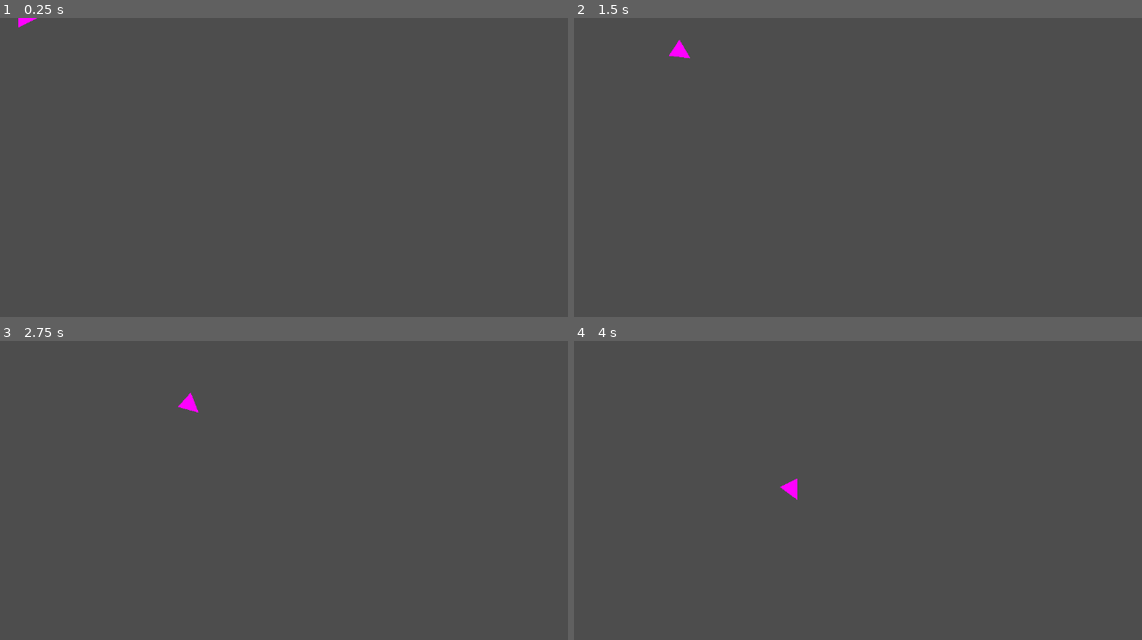
Above: before the commit, frames 1-4 (two rows, left to right).
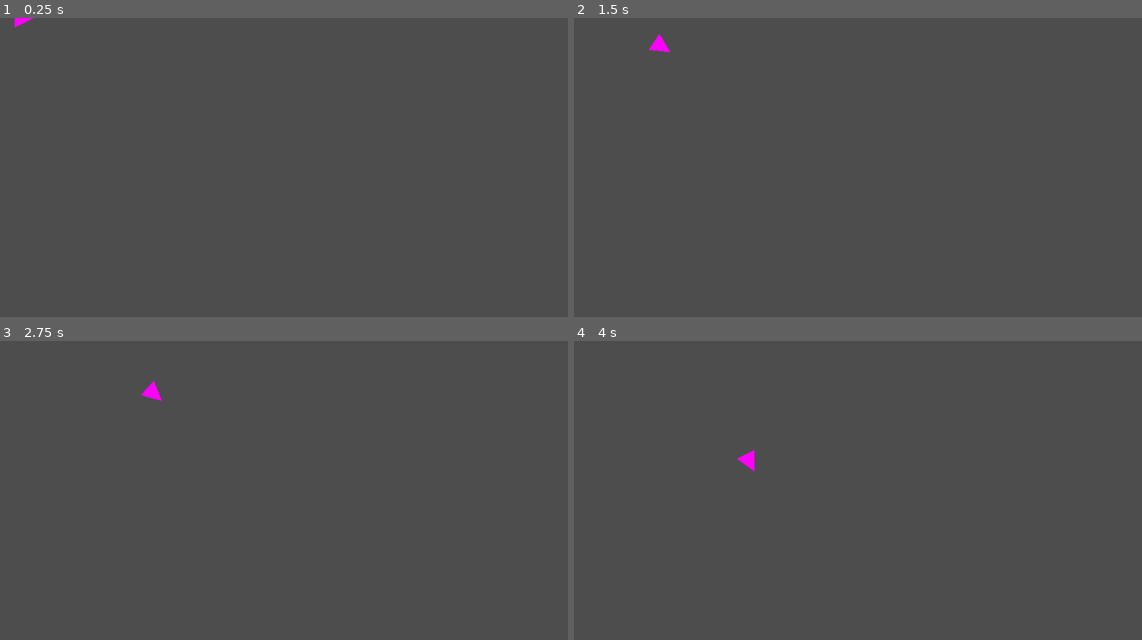
Above: after the commit, the same moments.

Repository: MrJman006/PvPlanes
Game: Godot game, scene res://Player.tscn
Same seed, same stepped clock (60 frames per second), same inputs: the game is played once before the commit and once after it.
Inputs:
- Up to frame 1 (0.25 s): no input
- Up to frame 2 (1.5 s): hold Right (ui_right) 0.53-1.28 s; hold Left (ui_left) from 1.28 s (still down)
- Up to frame 3 (2.75 s): release Left (ui_left) at 2.03 s; hold Right (ui_right) from 2.03 s (still down)
- Up to frame 4 (4 s): release Right (ui_right) at 3.53 s; hold Left (ui_left) from 3.53 s (still down)

The runs differ from the first frame. In frame 1, less than 0.1% of the frame differs, in the area x 2-7%, y 0-4%; in frame 2, 0.2%; in frame 3, 0.2%, in the area x 24-36%, y 13-24%; in frame 4, 0.2%.

Commit message:
Made movement based on delta

Diff:
--- a/Player.gd
+++ b/Player.gd
@@ -2,7 +2,7 @@
 class_name Player
 
 # Maximum total velocity of the player (units/s)
-@export var max_velocity := 2
+@export var max_velocity := 96
 
 # Current velocity (units/s)
 # var velocity: Vector2
@@ -33,5 +33,5 @@
 	var velocity = Vector2.from_angle(rotation) * max_velocity
 
 	# Apply movement
-	position += velocity
+	position += velocity * delta
 	#print("Position: ", position, " Velocity: ", velocity, " Heading: ", rotation_degrees)
